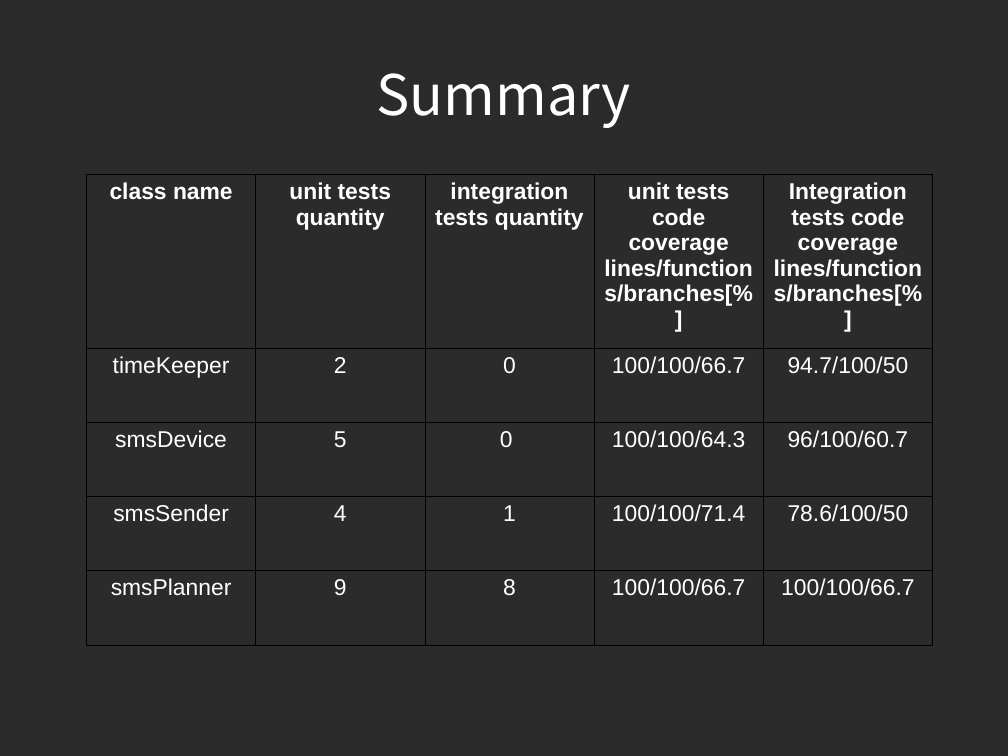
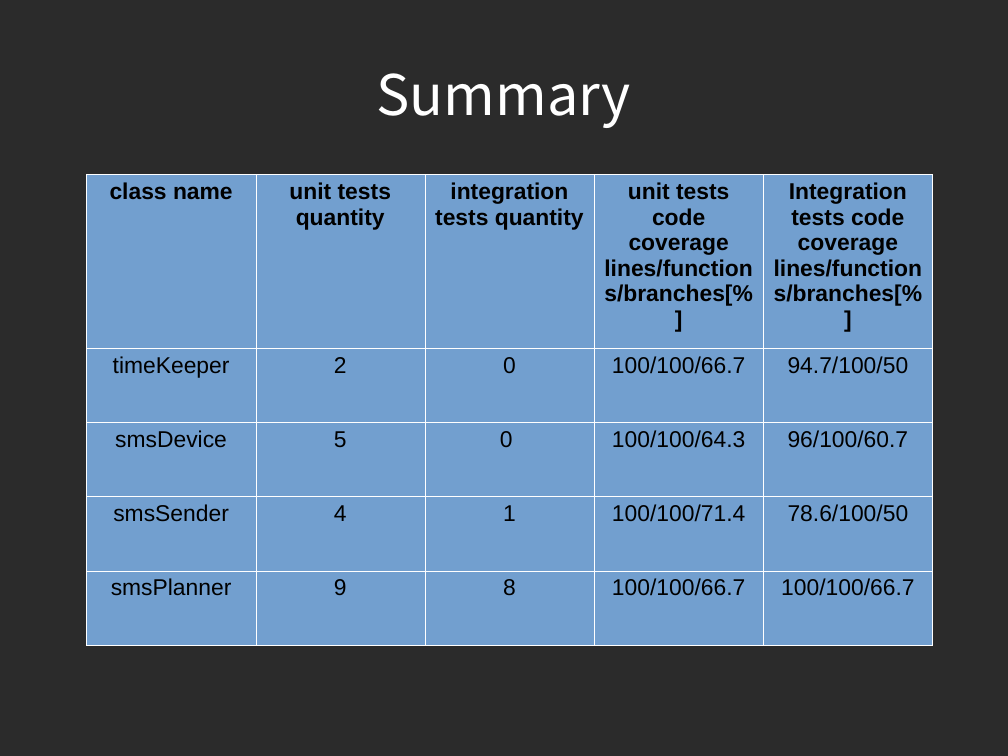
Before and after one commit to piotrek24061988/AutomaticTesting, a slide deck: slide 74 of module1/doc/AutomatedTesting.odp. Drawn at 1008x756 pixels with LibreOffice and Linux fonts; fonts in the diff are those of the drawing; background and template pictures are left out; a plain dark background stands for a picture behind light text. Boxes give left, top, right and bottom in pixels: in the first picture for what was removed or moved away, otherwise in the second. Text is boxed around its words. In the diff, an @@ line names an element or a change of style, - is before the commit and + after.

```diff
--- a/module1/doc/AutomatedTesting.odp
+++ b/module1/doc/AutomatedTesting.odp
@@ table at (x1=87, y1=174, x2=933, y2=600) @@
@@ fill none to #729FCF in 25 cells @@
@@ text colour #FFFFFF to #000000 @@
@@ borders changed @@
```
Also in this commit, not shown: 1 slide removed, 6 other files.
